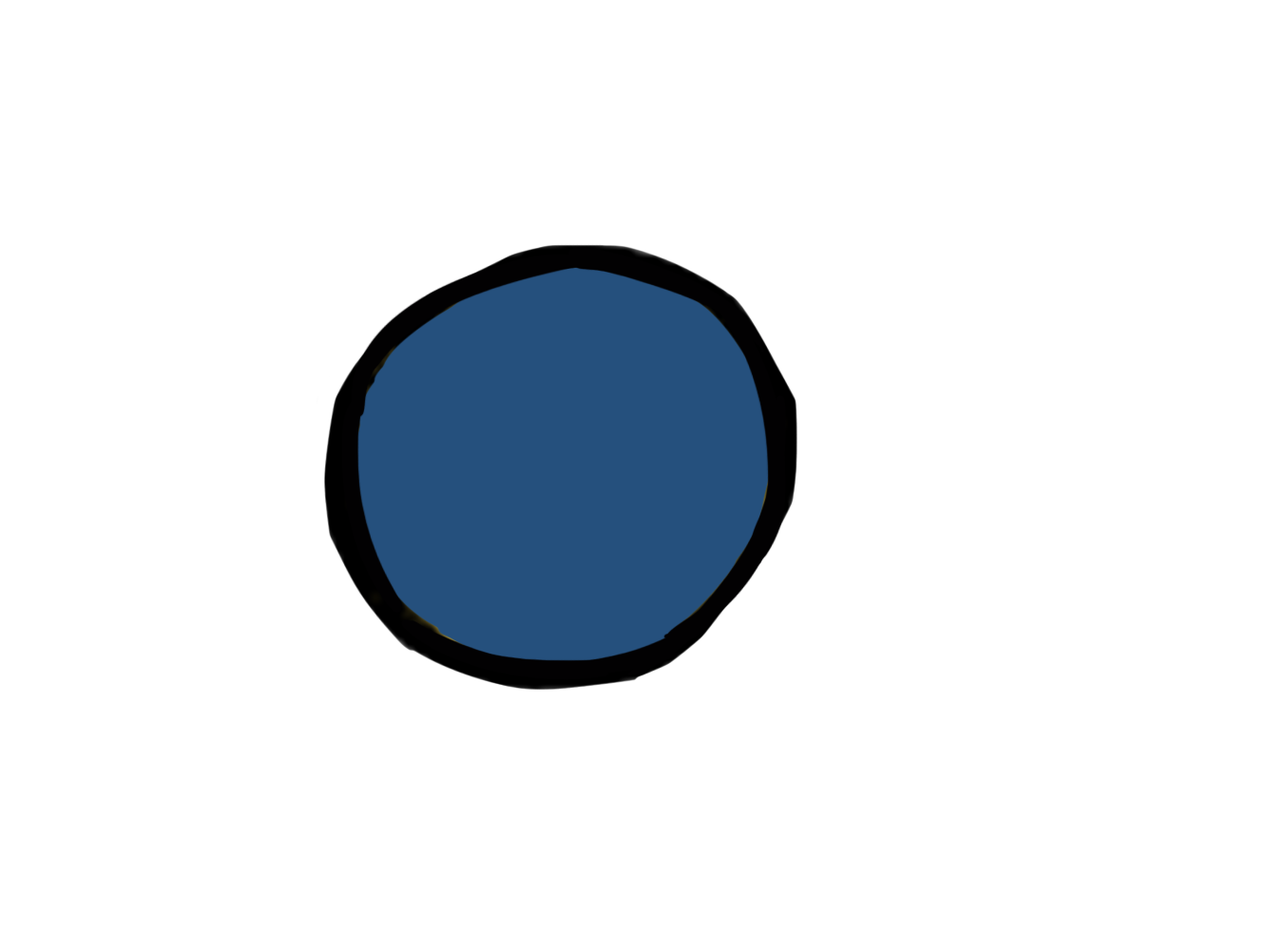
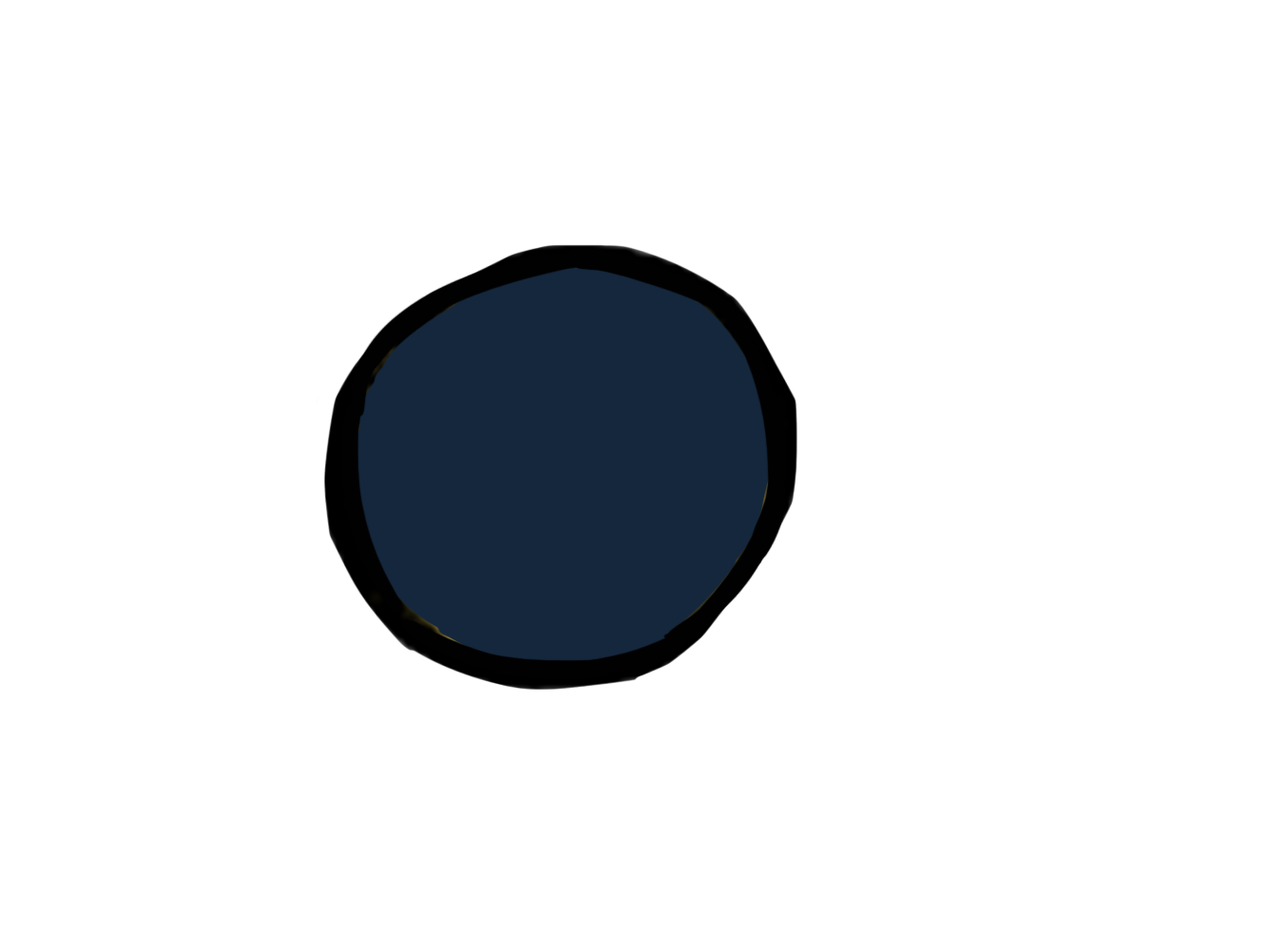
Layered file, before and after one edit (w=1267, h=950). Changes by layer:
added layer "Layer 3" above "Layer 2" over [357, 266, 769, 662]
added layer "Layer 2" above "Layer 1" over [357, 266, 769, 662]
